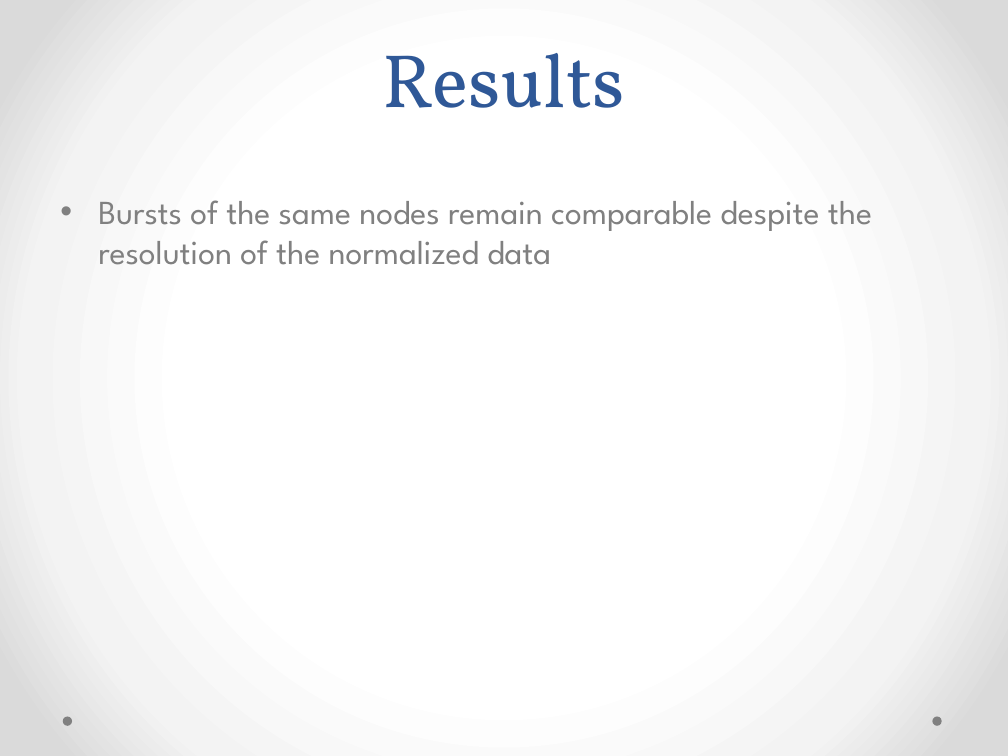
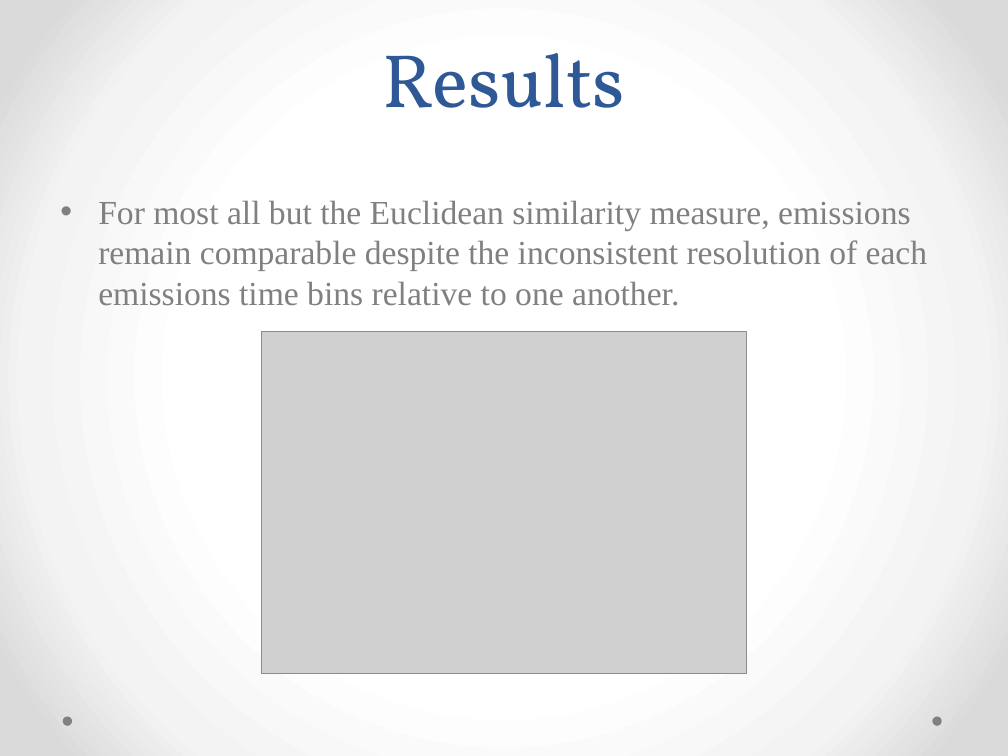
Before and after one commit to twcannon/MastersThesis, a slide deck: slide 20 of Paper/MastersPresentation.pptx (slide 16 before the commit). Drawn at 1008x756 pixels with LibreOffice and Linux fonts; fonts in the diff are those of the drawing; grey boxes stand for pictures. Boxes give left, top, right and bottom in pixels: in the first picture for what was removed or moved away, otherwise in the second. Text is boxed around its words. In the diff, an @@ line names an element or a change of style, - is before the commit and + after.

```diff
--- a/Paper/MastersPresentation.pptx
+++ b/Paper/MastersPresentation.pptx
@@ text at (98,200,927,306): text changed; font League Spartan to Times New Roman @@
-• Bursts of the same nodes remain comparable despite the resolution of the normalized data
+• For most all but the Euclidean similarity measure, emissions remain comparable despite the inconsistent resolution of each emissions time bins relative to one another.
@@ picture added at (262,332,746,674) @@
```
Also in this commit, not shown: 16 other slides changed, 6 slides added, 2 slides removed, 12 other files.
